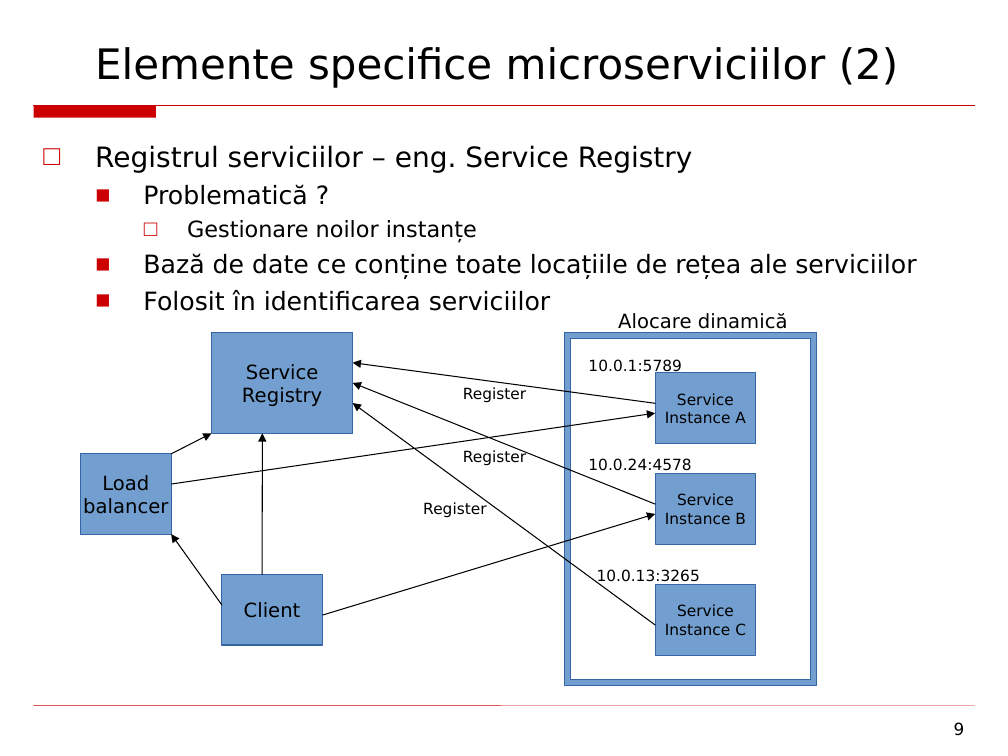
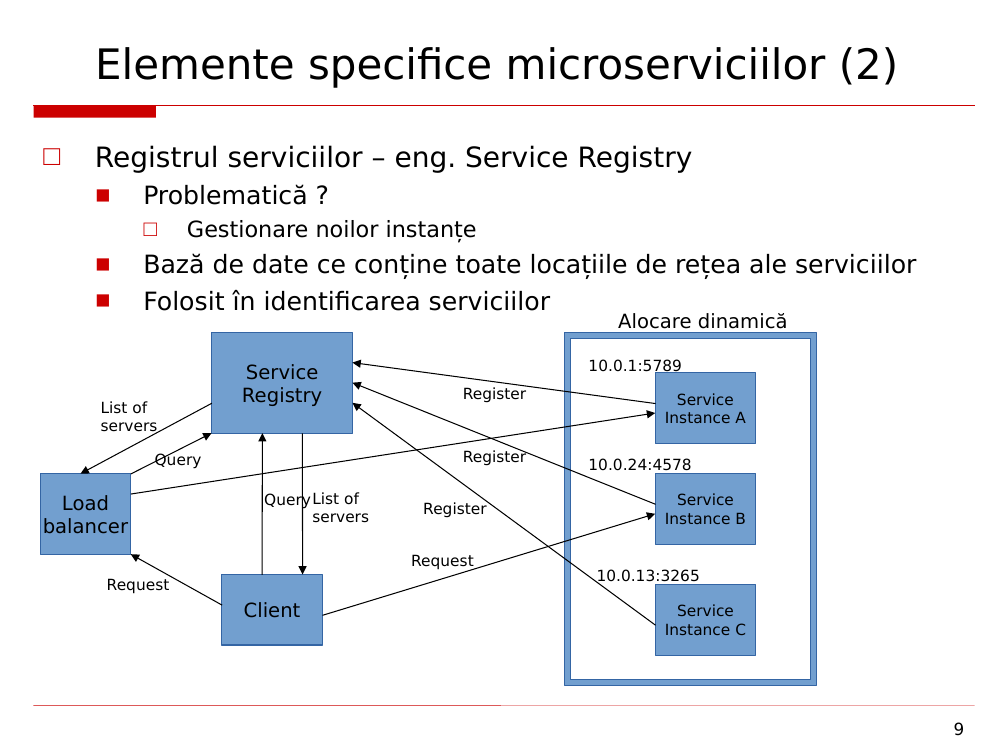
Before and after one commit to amihaescu/dizertatie, a slide deck: slide 9 of andrei.mihaescu.ses.com.stintf.2016.ppt. Drawn at 1008x756 pixels with LibreOffice and Linux fonts; fonts in the diff are those of the drawing. Boxes give left, top, right and bottom in pixels: in the first picture for what was removed or moved away, otherwise in the second. Text is boxed around its words. In the diff, an @@ line names an element or a change of style, - is before the commit and + after.

```diff
--- a/andrei.mihaescu.ses.com.stintf.2016.ppt
+++ b/andrei.mihaescu.ses.com.stintf.2016.ppt
@@ text "Registrul serviciilor – eng. Service ..." at [95,145,916,311]: indent changed @@
@@ arrow added from (212, 403) to (81, 474), #000000 0.74 pt @@
@@ text added at [101,401,158,436], 11 pt, text #000000 @@
+List of
+servers
@@ arrow moved from (171, 484) - (655, 413) to (131, 494) - (655, 413) @@
@@ arrow moved from (171, 454) - (212, 433) to (131, 474) - (212, 433) @@
@@ arrow added from (302, 433) to (302, 575), #000000 0.74 pt @@
@@ rectangle "Load": place and size @@
-rectangle "Load" at [81,454,171,534]
+rectangle "Load" at [40,474,131,554]
@@ text added at [155,452,202,469], 11 pt, text #000000 @@
+Query
@@ text added at [264,493,311,510], 11 pt, text #000000 @@
+Query
@@ text added at [312,492,369,523], 11 pt, text #000000 @@
+List of
+servers
@@ arrow moved from (222, 605) - (171, 534) to (222, 605) - (131, 554) @@
@@ text added at [411,554,474,570], 11 pt, text #000000 @@
+Request
@@ text added at [107,578,170,594], 11 pt, text #000000 @@
+Request
```
Also in this commit, not shown: 4 other slides changed, 1 other file.
